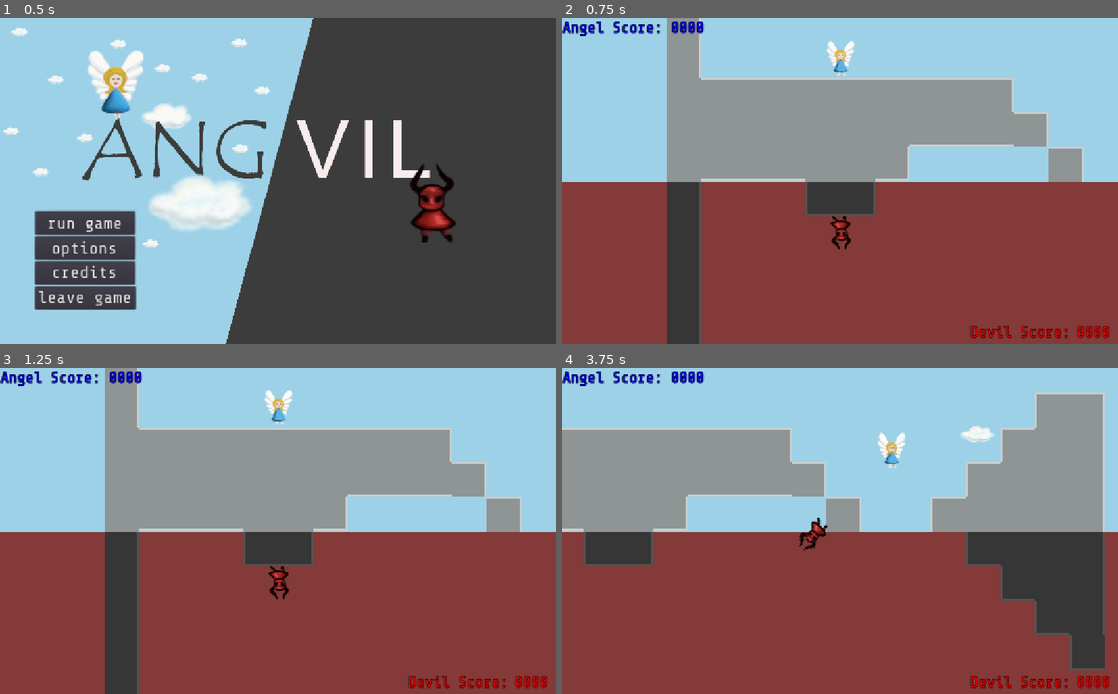
Above: before the commit, frames 1-4 (two rows, left to right).
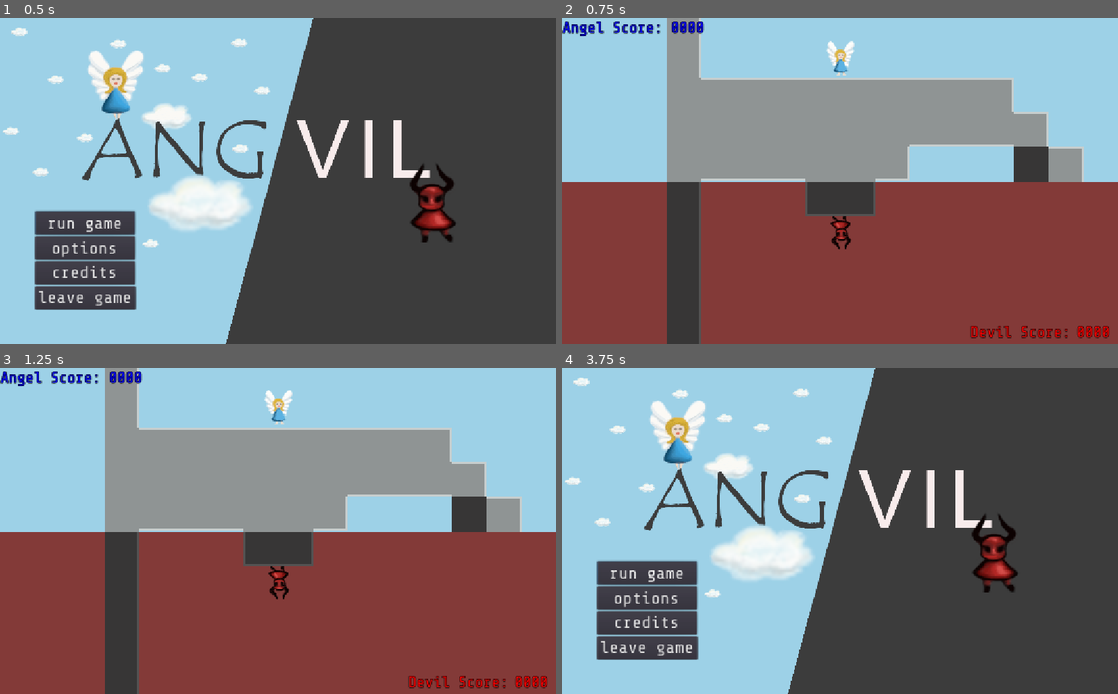
Above: after the commit, the same moments.

Repository: ang-vil/angvil
Game: Godot game, scene res://scenes/menu.tscn
Two runs of this game, one before a commit and one after it. Both use one fixed random seed, a clock stepped at 60 frames per second and the inputs below.
Inputs:
- Up to frame 1 (0.5 s): no input
- Up to frame 2 (0.75 s): click "run game" at 0.5 s
- Up to frame 3 (1.25 s): no input
- Up to frame 4 (3.75 s): tap Enter (ui_accept) at 1.25, 1.52, 2.27 s; hold Right (key_right) 1.28-2.03 s; tap Space (shoot) every 0.75 s from 1.35 to 3.6 s; hold Down (key_down) 2.03-2.78 s; hold Right (key_right) 2.78-3.53 s; hold Up (key_up) from 3.53 s (still down)

Frame 1 is identical in both runs. In frame 2, 0.7% of the frame differs, in the area x 81-88%, y 39-51%; in frame 3, 0.7%; in frame 4, 82%, in the area x 0-100%, y 0-100%.

Commit message:
Add spikes to level

Diff:
--- a/scenes/levels/w1-1.tscn
+++ b/scenes/levels/w1-1.tscn
@@ -1,15 +1,24 @@
-[gd_scene load_steps=2 format=2]
+[gd_scene load_steps=3 format=2]
 
 [ext_resource path="res://scenes/levels/base.tscn" type="PackedScene" id=1]
+[ext_resource path="res://scenes/spikes.tscn" type="PackedScene" id=2]
 
 [node name="Level2" type="Node2D"]
 
 [node name="Level" parent="." instance=ExtResource( 1 )]
 
-[node name="goal" parent="Level" index="0"]
+[node name="spikes" parent="Level" instance=ExtResource( 2 )]
+position = Vector2( 352, -32 )
+scale = Vector2( 2, 2 )
+
+[node name="spikes2" parent="Level" instance=ExtResource( 2 )]
+position = Vector2( 1248, -224 )
+scale = Vector2( 2, 2 )
+
+[node name="goal" parent="Level" index="2"]
 position = Vector2( 2900, 0 )
 
-[node name="TileMap" parent="Level" index="2"]
+[node name="TileMap" parent="Level" index="4"]
 tile_data = PoolIntArray( -720901, 1, 65538, -655365, 1, 65538, -589829, 1, 65538, -524293, 1, 65538, -458757, 1, 65538 …(2613 unchanged characters)…
 
 [editable path="Level"]
